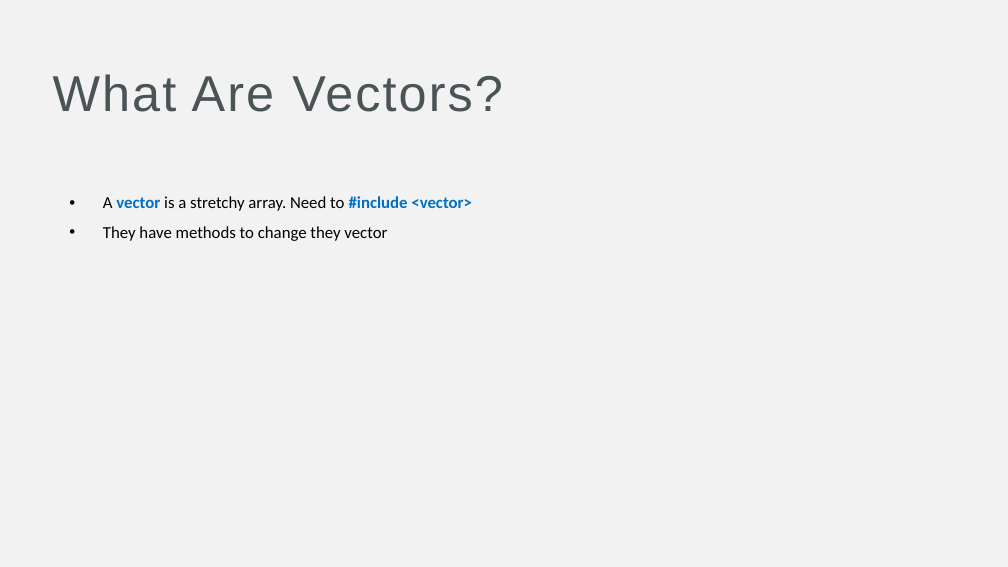
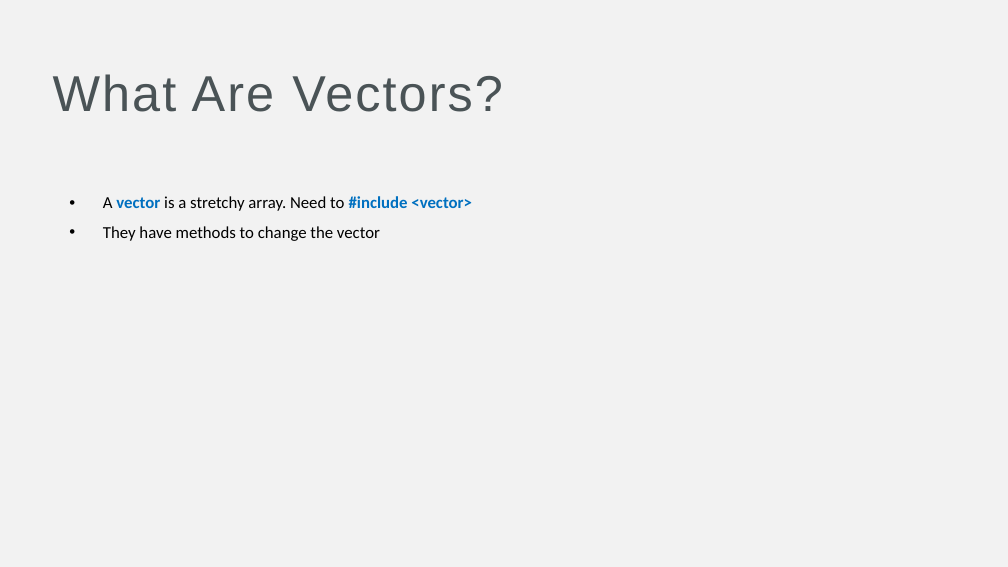
Before and after one commit to CS119-FRCC/Summer-2021, a slide deck: slide 2 of Lectures/Week7/Vectors.pptx. Drawn at 1008x567 pixels with LibreOffice and Linux fonts; fonts in the diff are those of the drawing. Boxes give left, top, right and bottom in pixels: in the first picture for what was removed or moved away, otherwise in the second. Text is boxed around its words. In the diff, an @@ line names an element or a change of style, - is before the commit and + after.

```diff
--- a/Lectures/Week7/Vectors.pptx
+++ b/Lectures/Week7/Vectors.pptx
@@ text at bbox=[103, 226, 380, 241]: text changed @@
-• They have methods to change they vector
+• They have methods to change the vector
```
Also in this commit, not shown: 1 other file.
